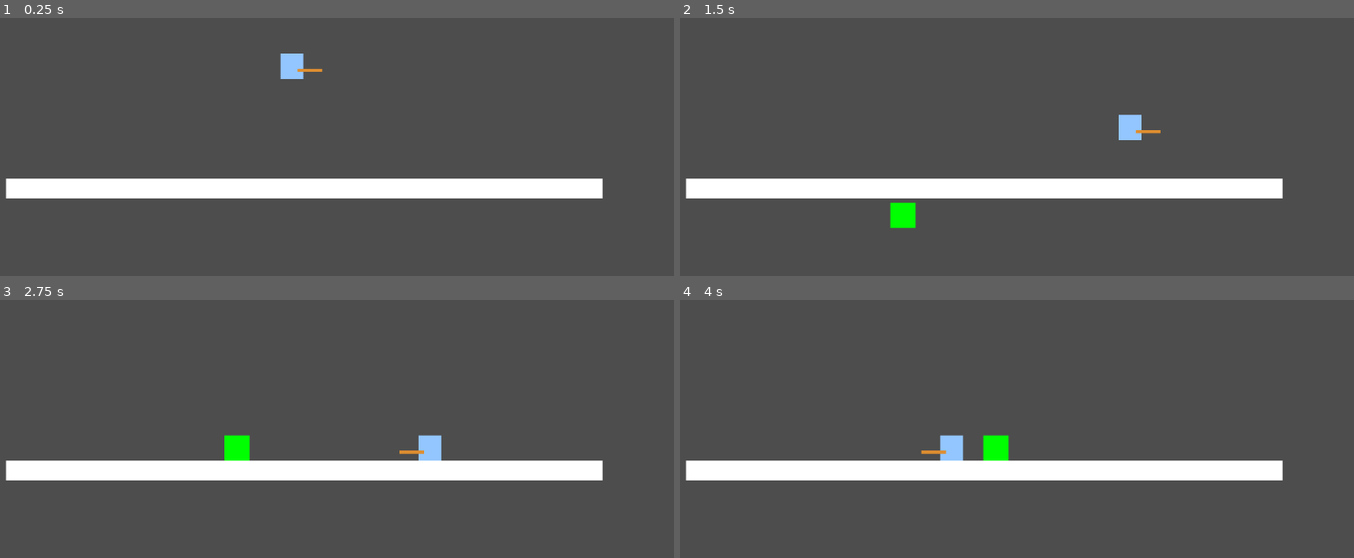
Above: before the commit, frames 1-4 (two rows, left to right).
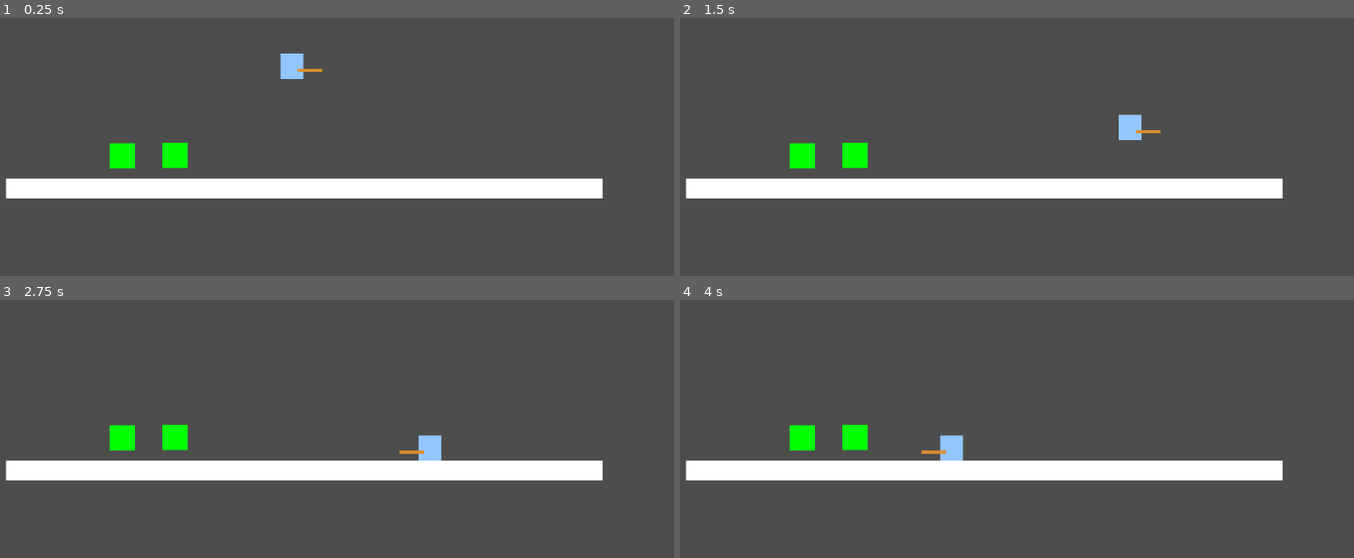
Above: after the commit, the same moments.

Repository: mlan225/NetherDeeper
Game: Godot game, scene res://scenes/dev_room.tscn
Two runs of this game, one before a commit and one after it. Both use one fixed random seed, a clock stepped at 60 frames per second and the inputs below.
Inputs:
- Up to frame 1 (0.25 s): no input
- Up to frame 2 (1.5 s): hold D (right) from 0.53 s (still down); tap Space (jump) at 0.77 s
- Up to frame 3 (2.75 s): tap Space (jump) at 1.52 s; release D (right) at 2.03 s; hold A (left) from 2.03 s (still down)
- Up to frame 4 (4 s): keep holding A (left); tap Space (jump) at 3.02, 3.77 s

The runs differ from the first frame. In frame 1, 0.7% of the frame differs, in the area x 16-28%, y 48-59%; in frame 2, 1.1%; in frame 3, 1.1%; in frame 4, 1.2%, in the area x 16-49%, y 48-63%.

Commit message:
[In-progress Milestone 6] Create player damage animation and invincibility frames
Will need to finish implementing the health and health bar components

Diff:
--- /dev/null
+++ b/components/player/player_health_component.gd
@@ -0,0 +1,4 @@
+extends Node
+
+#DEVNOTE: Going to create a health component to handle the logic and a
+#healthbar component to handle displaying health values
--- a/components/player/player_hurtbox_component.gd
+++ b/components/player/player_hurtbox_component.gd
@@ -4,13 +4,35 @@
 @export_group("Nodes")
 @export var player: CharacterBody2D
 @export var player_hurt_area: Area2D
+#DEVNOTE: temporary player character model until a sprite is implimented
+@export var color_rect = ColorRect
+
+#DEVNOTE: Temporary color rect for player. Will replace with sprite
+var _color_rect_original_color: Color
+var _is_hurt: bool = false
 
 func _ready() -> void:
+	_color_rect_original_color = color_rect.color
+
 	if player_hurt_area:
 		player_hurt_area.area_entered.connect(_on_hurt_area_entered)
 	else:
 		push_warning("HurtboxComponent: HurtboxComponent: No Area2D assigned to 'player_hurt_area'")
 
 func _on_hurt_area_entered(area: Area2D):
-	if area.is_in_group("enemy/hitbox"):
-		print("player has been hit! [Player weapon hurtbox is temporarily disabled for testing]")
+	if not _is_hurt:
+		if area.is_in_group("enemy/hitbox"):
+			#DEVNOTE: will be adding arguments for amount of damage to be taken
+			take_damage()
+
+#DEVNOTE: Damage to take will be set later for different sources
+func take_damage(damage_to_take:int = 0):
+	print("player took damage")
+	#DEVNOTE: Temporary for now until it is replaced with sprite
+	color_rect.color = Color.RED
+	_is_hurt = true
+	player_hurt_area.set_deferred("monitoring", false)
+	await get_tree().create_timer(0.5).timeout
+	_is_hurt = false
+	player_hurt_area.set_deferred("monitoring", true)
+	color_rect.color = _color_rect_original_color
--- /dev/null
+++ b/enemy/test_damage_block/test_damage_block.tscn
@@ -0,0 +1,39 @@
+[gd_scene format=3 uid="uid://djfi8kvuum4g7"]
+
+[ext_resource type="Script" uid="uid://dwk2twd4ubw2k" path="res://components/enemy/enemy_hitbox_component.gd" id="1_klfxy"]
+
+[sub_resource type="RectangleShape2D" id="RectangleShape2D_5p6gn"]
+size = Vector2(40, 40)
+
+[sub_resource type="RectangleShape2D" id="RectangleShape2D_klfxy"]
+size = Vector2(28.76762, 34.357983)
+
+[node name="TestDamageBlock" type="CharacterBody2D" unique_id=20678461]
+collision_layer = 0
+collision_mask = 0
+
+[node name="ColorRect" type="ColorRect" parent="." unique_id=199706592]
+offset_left = -2.0
+offset_right = 38.0
+offset_bottom = 40.0
+color = Color(0, 1, 0, 1)
+metadata/_edit_use_anchors_ = true
+
+[node name="CollisionShape2D" type="CollisionShape2D" parent="." unique_id=1728806449]
+position = Vector2(18, 20)
+shape = SubResource("RectangleShape2D_5p6gn")
+
+[node name="Hitbox" type="Area2D" parent="." unique_id=1564844954]
+position = Vector2(-2, 0)
+collision_layer = 64
+collision_mask = 32
+
+[node name="CollisionShape2D" type="CollisionShape2D" parent="Hitbox" unique_id=225134756]
+position = Vector2(20.073177, 20.252396)
+scale = Vector2(1.3853649, 1.1495204)
+shape = SubResource("RectangleShape2D_klfxy")
+
+[node name="EnemyHitboxComponent" type="Node" parent="." unique_id=132962951 node_paths=PackedStringArray("hitbox")]
+script = ExtResource("1_klfxy")
+hitbox = NodePath("../Hitbox")
+metadata/_custom_type_script = "uid://dwk2twd4ubw2k"
--- a/player/test_player/player.tscn
+++ b/player/test_player/player.tscn
@@ -53,10 +53,11 @@
 player = NodePath("..")
 metadata/_custom_type_script = "uid://chth5otgebyeo"
 
-[node name="PlayerHurtBoxComponent" type="Node" parent="." unique_id=1669903285 node_paths=PackedStringArray("player", "player_hurt_area")]
+[node name="PlayerHurtBoxComponent" type="Node" parent="." unique_id=1669903285 node_paths=PackedStringArray("player", "player_hurt_area", "color_rect")]
 script = ExtResource("6_p0xxn")
 player = NodePath("..")
 player_hurt_area = NodePath("../Hurtbox")
+color_rect = NodePath("../playerContainer/ColorRect")
 metadata/_custom_type_script = "uid://c1p5tl4d4hd3n"
 
 [node name="Hurtbox" type="Area2D" parent="." unique_id=1716426101]
--- a/scenes/dev_room.tscn
+++ b/scenes/dev_room.tscn
@@ -5,6 +5,7 @@
 [ext_resource type="PackedScene" uid="uid://cev57jx7o41jq" path="res://enemy/slime/slime.tscn" id="2_4napq"]
 [ext_resource type="Script" uid="uid://dse1rg3m5bcq0" path="res://components/enemy/spawn_manager.gd" id="4_ynnkj"]
 [ext_resource type="Script" uid="uid://cydnpnmmti1bf" path="res://components/enemy/slime_spawner.gd" id="5_7lvt2"]
+[ext_resource type="PackedScene" uid="uid://djfi8kvuum4g7" path="res://enemy/test_damage_block/test_damage_block.tscn" id="6_7lvt2"]
 
 [sub_resource type="RectangleShape2D" id="RectangleShape2D_2hjlt"]
 size = Vector2(943, 31)
@@ -67,5 +68,11 @@
 left_boundry = NodePath("../Floor/LeftBoundry")
 right_boundry = NodePath("../Floor/RightBoundry")
 scene_floor = NodePath("../Floor")
-max_spawn_count = 1
+max_spawn_count = 0
 metadata/_custom_type_script = "uid://cydnpnmmti1bf"
+
+[node name="TestDamageBlock" parent="." unique_id=20678461 instance=ExtResource("6_7lvt2")]
+position = Vector2(262, 438)
+
+[node name="TestDamageBlock2" parent="." unique_id=727890576 instance=ExtResource("6_7lvt2")]
+position = Vector2(345, 437)
Not shown, added: components/player/player_health_component.gd.uid
